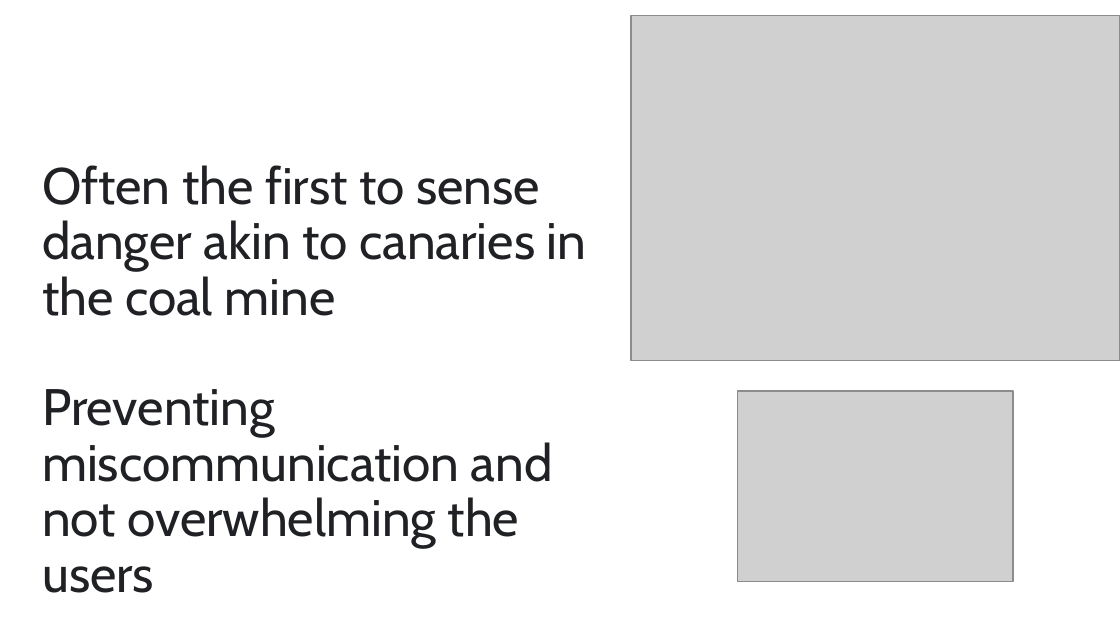
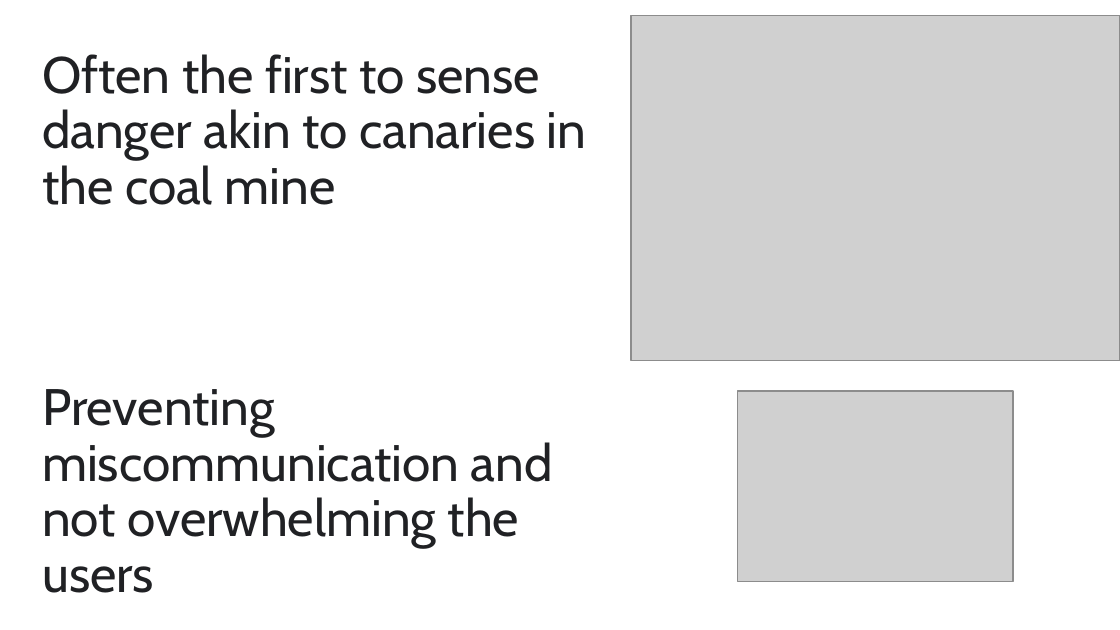
Before and after one commit to vaishnavitv/Assets-and-Publications, a slide deck: slide 26 of Speaking-Engagements/2024/Vancouver.dev/Presentation/ND-Product-Design.pptx (slide 25 before the commit). Drawn at 1120x630 pixels with LibreOffice and Linux fonts; fonts in the diff are those of the drawing; grey boxes stand for pictures. Boxes give left, top, right and bottom in pixels: in the first picture for what was removed or moved away, otherwise in the second. Text is boxed around its words. In the diff, an @@ line names an element or a change of style, - is before the commit and + after.

```diff
--- a/Speaking-Engagements/2024/Vancouver.dev/Presentation/ND-Product-Design.pptx
+++ b/Speaking-Engagements/2024/Vancouver.dev/Presentation/ND-Product-Design.pptx
@@ title "Often the first to sense ..." rewrapped from (42, 165, 587, 593) to (42, 54, 587, 593) @@
```
Also in this commit, not shown: 15 other slides changed, 7 slides added, 4 slides removed, 1 other file.
